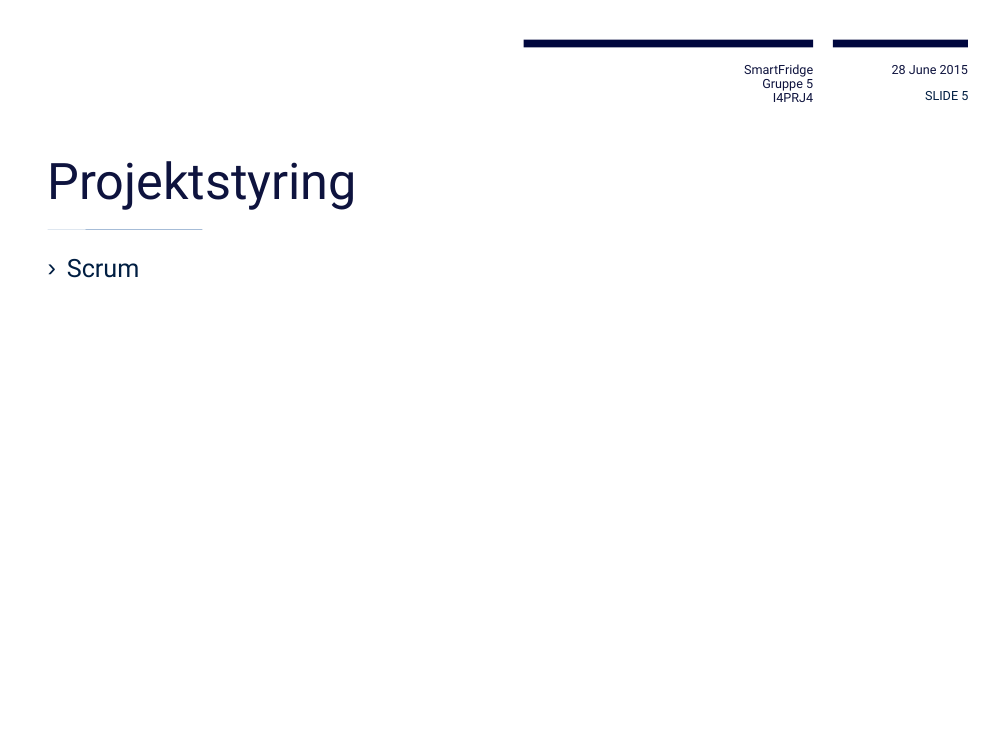
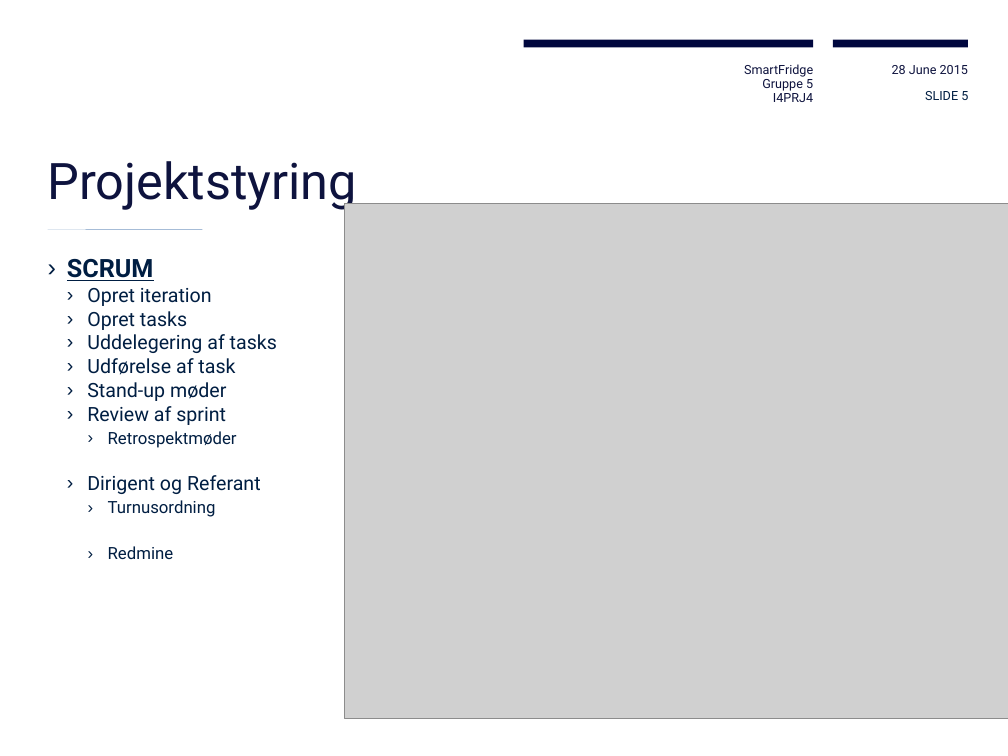
Before and after one commit to Ztuff/I4PRJ4, a slide deck: slide 5 of Fremlæggelse/SmartFridge fremlæggelse.pptx. Drawn at 1008x756 pixels with LibreOffice and Linux fonts; fonts in the diff are those of the drawing; grey boxes stand for pictures; background and template pictures are left out. Boxes give left, top, right and bottom in pixels: in the first picture for what was removed or moved away, otherwise in the second. Text is boxed around its words. In the diff, an @@ line names an element or a change of style, - is before the commit and + after.

```diff
--- a/Fremlæggelse/SmartFridge fremlæggelse.pptx
+++ b/Fremlæggelse/SmartFridge fremlæggelse.pptx
@@ picture added at box(344, 204, 1008, 719) @@
@@ text at box(67, 259, 277, 559): text changed; size 18 to 14 pt @@
-› Scrum
+› SCRUM
+  › Opret iteration
+  › Opret tasks
+  › Uddelegering af tasks
+  › Udførelse af task
+  › Stand-up møder
+  › Review af sprint
+    › Retrospektmøder
+  › Dirigent og Referant
+    › Turnusordning
+    › Redmine
```
Also in this commit, not shown: 1 slide added, 1 slide removed.
